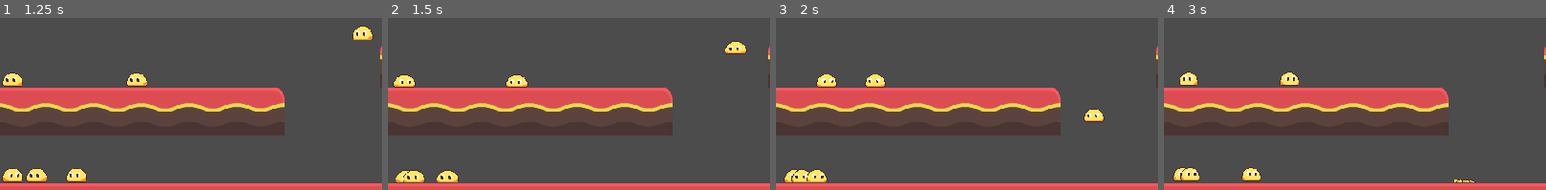
Above: before the commit, frames 1-4 (left to right).
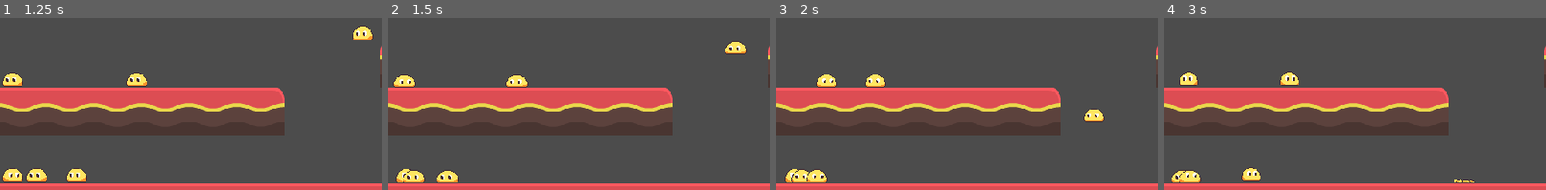
Above: after the commit, the same moments.

Repository: MitchMakesThings/Godot-Things
Game: Godot game, scene res://TEMP/TestTileMap.tscn
The game is run twice, just before and just after one commit, with the same random seed, the same clock (stepped at 60 frames per second) and the same inputs.
Inputs (mouse positions are % of the whole screen's width and height, from its top left):
- Up to frame 1 (1.25 s): move the mouse to (9, 17) at 0.52 s; click (9, 17) at 0.67 s
- Up to frame 2 (1.5 s): move the mouse to (8, 55) at 1.27 s; click (8, 55) at 1.42 s
- Up to frame 3 (2 s): no input
- Up to frame 4 (3 s): move the mouse to (10, 55) at 2.02 s; click (10, 55) at 2.17 s; move the mouse to (16, 55) at 2.77 s; click (16, 55) at 2.92 s
The pictures show only the part of the screen within x 6-56%, y 9-59%; the shares and areas given below are measured in that part.

Frame 1 is identical in both runs. In frame 2, less than 0.1% of the frame differs, in the area x 2-6%, y 87-96%; in frame 3, less than 0.1%; in frame 4, 0.4%, in the area x 2-10%, y 86-96%.

Commit message:
Refactoring. Ensuring unused variables are prefixed to avoid warnings. Refactored animated sprite to be retrieved via a Slime method, rather than State caching a copy using a NodePath, which saves us from potential config errors. Note: Found a bug where blockers don't fall!

Diff:
--- a/Game/GameManager.gd
+++ b/Game/GameManager.gd
@@ -13,7 +13,7 @@
 func count_units():
 	return _units.size()
 
-func _physics_process(delta):
+func _physics_process(_delta):
 	# TODO move somewhere better than physics process!
 	if count_units() <= 0:
 		print("Game over!")
--- a/Game/StateMachines/BlockerState.gd
+++ b/Game/StateMachines/BlockerState.gd
@@ -1,15 +1,21 @@
 extends State
 class_name BlockerState
+
+var _previous_animation : String
 
 func enter() -> void:
 	.enter()
 	_slime.set_collision_layer_bit(1, true)
+	_previous_animation = _slime.get_animated_sprite().animation
+	_slime.get_animated_sprite().play("idle")
+
 
 func exit() -> void:
 	.exit()
 	_slime.set_collision_layer_bit(1, false)
+	_slime.get_animated_sprite().play(_previous_animation)
 
-func process(delta : float) -> void:
+func process(_delta : float) -> void:
 	# Blockers don't do anything!
 	# TODO - add timer and count-down until blocker state expires
 	pass
--- a/Game/StateMachines/DeathState.gd
+++ b/Game/StateMachines/DeathState.gd
@@ -2,14 +2,15 @@
 class_name DeathState
 
 func _animation_finished():
-	if _animated_sprite.animation == "death":
+	if _slime.get_animated_sprite().animation == "death":
 		_state_machine.pop_state()
 
 func enter():
 	.enter()
-	assert(_animated_sprite)
-	_animated_sprite.connect("animation_finished", self, "_animation_finished")
-	_animated_sprite.play("death")
+	assert(_slime.get_animated_sprite())
+	var connected = _slime.get_animated_sprite().connect("animation_finished", self, "_animation_finished")
+	assert(connected == OK)
+	_slime.get_animated_sprite().play("death")
 
 func exit():
 	.exit()
--- a/Game/StateMachines/DefaultState.gd
+++ b/Game/StateMachines/DefaultState.gd
@@ -5,7 +5,7 @@
 
 func enter() -> void:
 	.enter()
-	_animated_sprite.play("walking")
+	_slime.get_animated_sprite().play("walking")
 
 func process(delta : float) -> void:
 	assert(_slime)
--- a/Game/StateMachines/State.gd
+++ b/Game/StateMachines/State.gd
@@ -3,21 +3,17 @@
 
 var _slime : Slime
 var _state_machine
-var _animated_sprite : AnimatedSprite
 var IsReady := false
-
-export var animated_sprite : NodePath
 
 func enter():
 	_state_machine = get_parent()
 	assert(_state_machine)
 	_slime = _state_machine.get_slime()
 	assert(_slime)
-	_animated_sprite = get_node(animated_sprite) as AnimatedSprite
 	IsReady = true
 
 func exit():
 	pass
 
-func process(delta : float) -> void:
+func process(_delta : float) -> void:
 	pass
--- a/Game/TEMP/TestTileMap.gd
+++ b/Game/TEMP/TestTileMap.gd
@@ -5,5 +5,5 @@
 	if event is InputEventMouseButton:
 		if event.button_index == BUTTON_LEFT and event.pressed:
 			var mapPos := world_to_map(to_local(event.position))
-			set_cell(mapPos.x, mapPos.y, INVALID_CELL) # Clear the cell clicked on
+			set_cell(mapPos.x as int, mapPos.y as int, INVALID_CELL) # Clear the cell clicked on
 			update_bitmask_area(mapPos) # Redraw auto-tiling
--- a/Game/Workers/Slime.gd
+++ b/Game/Workers/Slime.gd
@@ -8,6 +8,8 @@
 export var Speed : float = 150
 export var MaxSpeed : float = 100
 export var SplatSpeed : float = 300
+
+var debug := false
 
 func _ready():
 	GameManager.add_unit(self)
@@ -25,9 +27,16 @@
 func get_facing() -> Vector2:
 	return _facing
 
-func _on_Slime_input_event(viewport, event, shape_idx):
+func get_animated_sprite() -> AnimatedSprite:
+	return $AnimatedSprite as AnimatedSprite
+
+func _on_Slime_input_event(_viewport, event, _shape_idx):
 	if event is InputEventMouseButton:
 		if event.button_index == BUTTON_LEFT and event.pressed:
 			# TODO - refactor!
 			# Make blocker. Note collision layer indexes are 0-based!
-			$StateMachine.push_state("Blocker")
+			if !debug:
+				$StateMachine.push_state("Blocker")
+			else:
+				$StateMachine.pop_state()
+			debug = !debug
--- a/Game/Workers/Slime.tscn
+++ b/Game/Workers/Slime.tscn
@@ -28,14 +28,11 @@
 
 [node name="Default" type="Node" parent="StateMachine"]
 script = ExtResource( 5 )
-animated_sprite = NodePath("../../AnimatedSprite")
 
 [node name="Blocker" type="Node" parent="StateMachine"]
 script = ExtResource( 4 )
-animated_sprite = NodePath("../../AnimatedSprite")
 
 [node name="Death" type="Node" parent="StateMachine"]
 script = ExtResource( 6 )
-animated_sprite = NodePath("../../AnimatedSprite")
 
 [connection signal="input_event" from="." to="." method="_on_Slime_input_event"]
